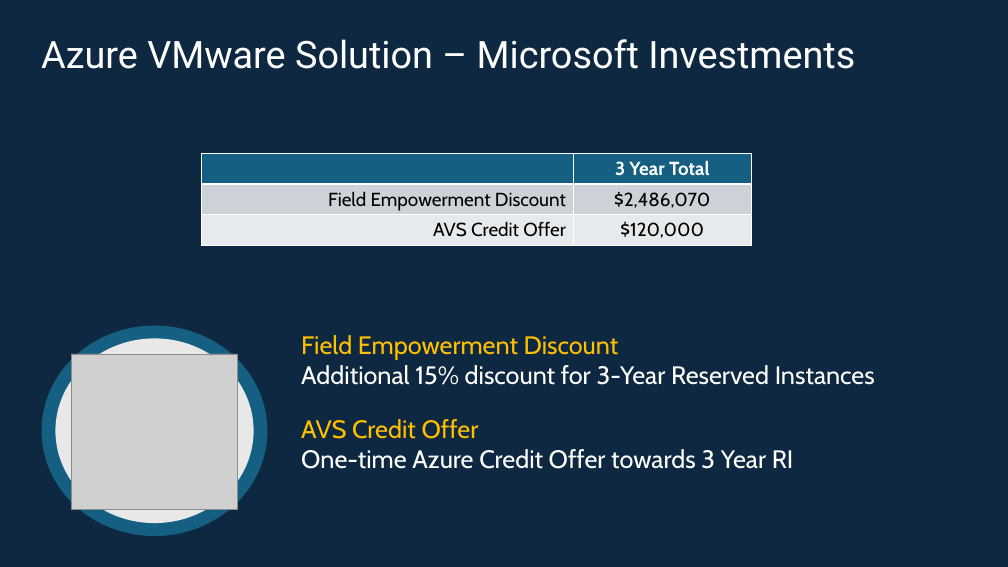
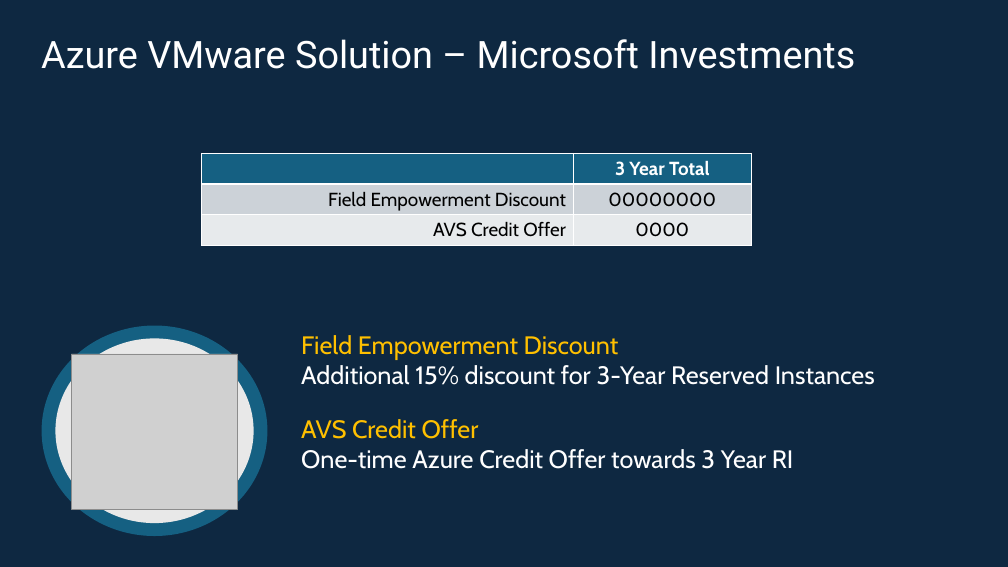
Before and after one commit to Trevor-Davis/Azure-VMware-Solution, a slide deck: slide 6 of AVS-Sizer/AVSDemandGen-Template.pptm. Drawn at 1008x567 pixels with LibreOffice and Linux fonts; fonts in the diff are those of the drawing; grey boxes stand for pictures. Boxes give left, top, right and bottom in pixels: in the first picture for what was removed or moved away, otherwise in the second. Text is boxed around its words. In the diff, an @@ line names an element or a change of style, - is before the commit and + after.

```diff
--- a/AVS-Sizer/AVSDemandGen-Template.pptm
+++ b/AVS-Sizer/AVSDemandGen-Template.pptm
@@ table at bbox=[202, 154, 752, 246] @@
-row 2, column 2: $2,486,070
+row 2, column 2: 00000000
-row 3, column 2: $120,000
+row 3, column 2: 0000
```
Also in this commit, not shown: 6 other slides changed, 11 other files.
